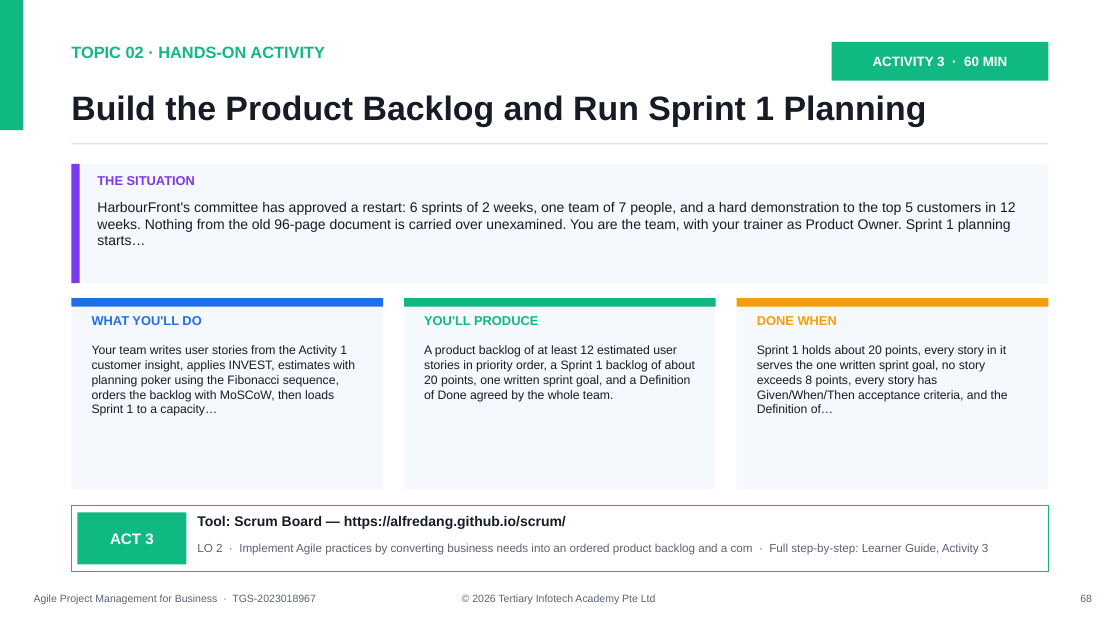
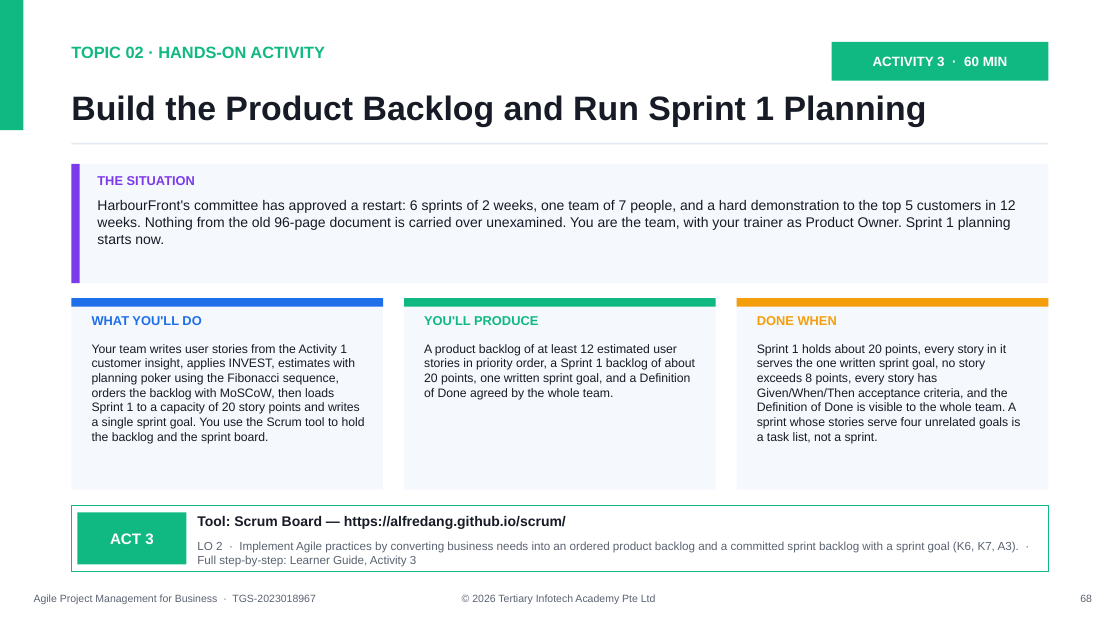
Before and after one commit to tertiarycourses/TGS-2023018967-Agile-Project-Management-for-Business, a slide deck: slide 68 of courseware/WSQ - Master Trainer Slides - Agile Project Management for Business - v9.0.pptx. Drawn at 1120x630 pixels with LibreOffice and Linux fonts; fonts in the diff are those of the drawing. Boxes give left, top, right and bottom in pixels: in the first picture for what was removed or moved away, otherwise in the second. Text is boxed around its words. In the diff, an @@ line names an element or a change of style, - is before the commit and + after.

```diff
--- a/courseware/WSQ - Master Trainer Slides - Agile Project Management for Business - v9.0.pptx
+++ b/courseware/WSQ - Master Trainer Slides - Agile Project Management for Business - v9.0.pptx
@@ text at (x1=97, y1=200, x2=1016, y2=244): text changed @@
-HarbourFront's committee has approved a restart: 6 sprints of 2 weeks, one team of 7 people, and a hard demonstration to the top 5 customers in 12 weeks. Nothing from the old 96-page document is carried over unexamined. You are the team, with your trainer as Product Owner. Sprint 1 planning starts…
+HarbourFront's committee has approved a restart: 6 sprints of 2 weeks, one team of 7 people, and a hard demonstration to the top 5 customers in 12 weeks. Nothing from the old 96-page document is carried over unexamined. You are the team, with your trainer as Product Owner. Sprint 1 planning starts now.
@@ text at (x1=92, y1=344, x2=365, y2=444): text changed @@
-Your team writes user stories from the Activity 1 customer insight, applies INVEST, estimates with planning poker using the Fibonacci sequence, orders the backlog with MoSCoW, then loads Sprint 1 to a capacity…
+Your team writes user stories from the Activity 1 customer insight, applies INVEST, estimates with planning poker using the Fibonacci sequence, orders the backlog with MoSCoW, then loads Sprint 1 to a capacity of 20 story points and writes a single sprint goal. You use the Scrum tool to hold the backlog and the sprint board.
@@ text at (x1=757, y1=344, x2=1021, y2=444): text changed @@
-Sprint 1 holds about 20 points, every story in it serves the one written sprint goal, no story exceeds 8 points, every story has Given/When/Then acceptance criteria, and the Definition of…
+Sprint 1 holds about 20 points, every story in it serves the one written sprint goal, no story exceeds 8 points, every story has Given/When/Then acceptance criteria, and the Definition of Done is visible to the whole team. A sprint whose stories serve four unrelated goals is a task list, not a sprint.
@@ text at (x1=197, y1=541, x2=1019, y2=567): text changed @@
-LO 2 · Implement Agile practices by converting business needs into an ordered product backlog and a com · Full step-by-step: Learner Guide, Activity 3
+LO 2 · Implement Agile practices by converting business needs into an ordered product backlog and a committed sprint backlog with a sprint goal (K6, K7, A3). · Full step-by-step: Learner Guide, Activity 3
```
Also in this commit, not shown: 27 other slides changed, 34 other files.
